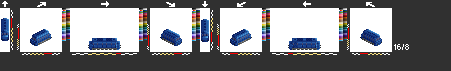
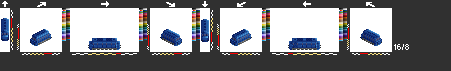
Layer changes from the first 451px x 71px image to the second:
painted on "mxe" over [31, 39, 382, 46]
